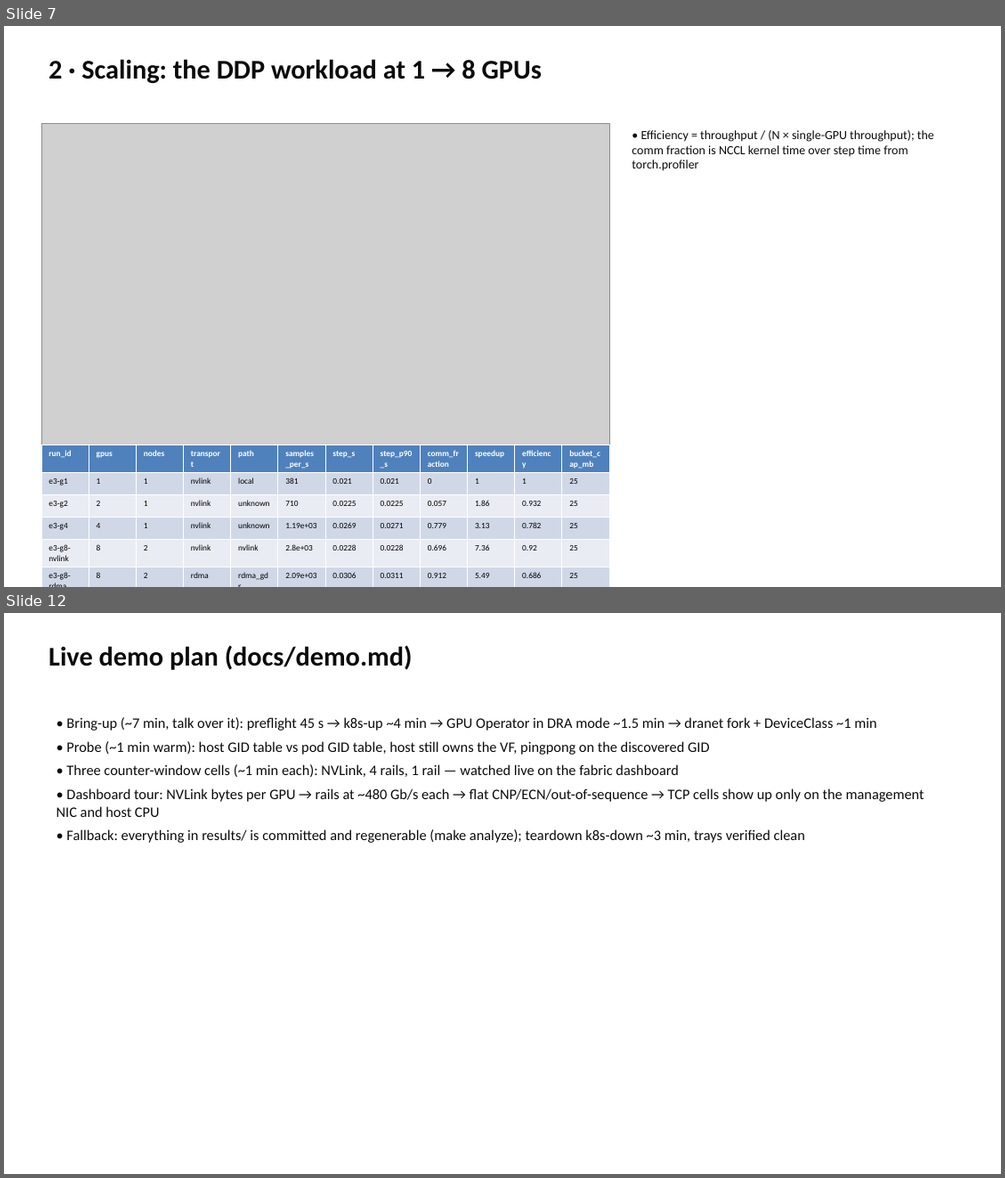
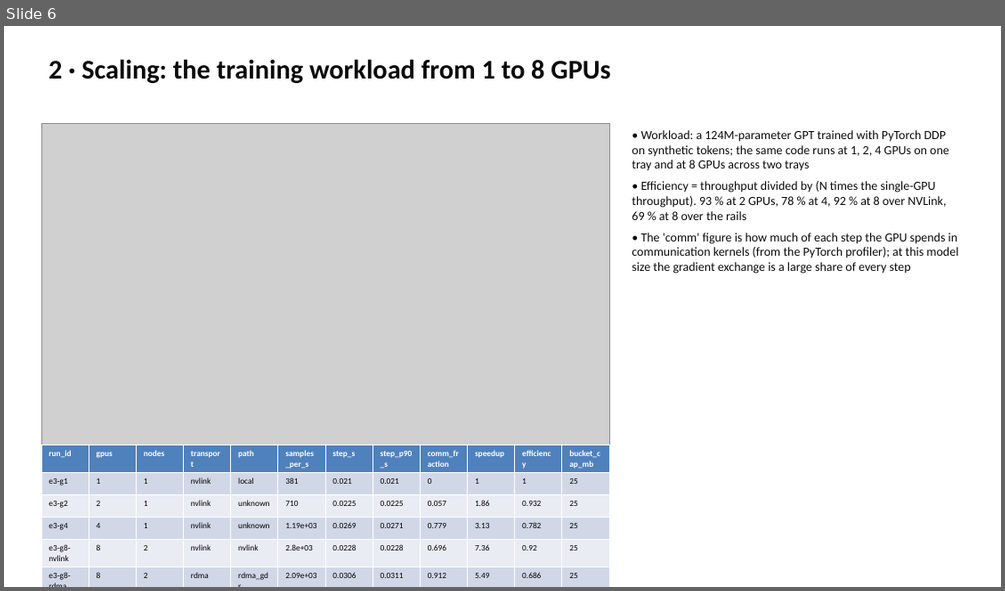
Before and after one commit to drkennetz/nccl_to_training_walkthrough, a slide deck: slides/compass.pptx. Shown one above the other, each under a label of ours: slides 7 and 12 before the commit, slide 6 after it; the slides between them are not shown. The pictures are 1005x1178 and 1005x591 pixels, drawn with LibreOffice and Linux fonts; fonts in the diff are those of the drawing; grey boxes stand for pictures. Boxes give left, top, right and bottom in pixels: in the first picture for what was removed or moved away, otherwise in the second. Text is boxed around its words. In the diff, an @@ line names an element or a change of style, - is before the commit and + after.

```diff
--- a/slides/compass.pptx
+++ b/slides/compass.pptx
@@ slide 12 removed at box(4, 613, 1001, 1174), background #FFFFFF @@
@@ text removed at box(48, 645, 413, 670) @@
-Live demo plan (docs/demo.md)
@@ text removed at box(57, 717, 924, 843) @@
-• Bring-up (~7 min, talk over it): preflight 45 s → k8s-up ~4 min → GPU Operator in DRA mode ~1.5 min → dranet fork + DeviceClass ~1 min
-• Probe (~1 min warm): host GID table vs pod GID table, host still owns the VF, pingpong on the discovered GID
-• Three counter-window cells (~1 min each): NVLink, 4 rails, 1 rail — watched live on the fabric dashboard
-• Dashboard tour: NVLink bytes per GPU → rails at ~480 Gb/s each → flat CNP/ECN/out-of-sequence → TCP cells show up only on the management NIC and host CPU
-• Fallback: everything in results/ is committed and regenerable (make analyze); teardown k8s-down ~3 min, trays verified clean
@@ what was slide 7 is now slide 6 @@
@@ slide 6 changed as well @@
@@ text at box(48, 59, 610, 83): text changed @@
-2 · Scaling: the DDP workload at 1 → 8 GPUs
+2 · Scaling: the training workload from 1 to 8 GPUs
@@ text at box(631, 130, 958, 273): text changed @@
-• Efficiency = throughput / (N × single-GPU throughput); the comm fraction is NCCL kernel time over step time from torch.profiler
+• Workload: a 124M-parameter GPT trained with PyTorch DDP on synthetic tokens; the same code runs at 1, 2, 4 GPUs on one tray and at 8 GPUs across two trays
+• Efficiency = throughput divided by (N times the single-GPU throughput). 93 % at 2 GPUs, 78 % at 4, 92 % at 8 over NVLink, 69 % at 8 over the rails
+• The 'comm' figure is how much of each step the GPU spends in communication kernels (from the PyTorch profiler); at this model size the gradient exchange is a large share of every step
```
Also in this commit, not shown: 8 other slides changed, 1 slide added, 2 other slides removed, 6 other files.
